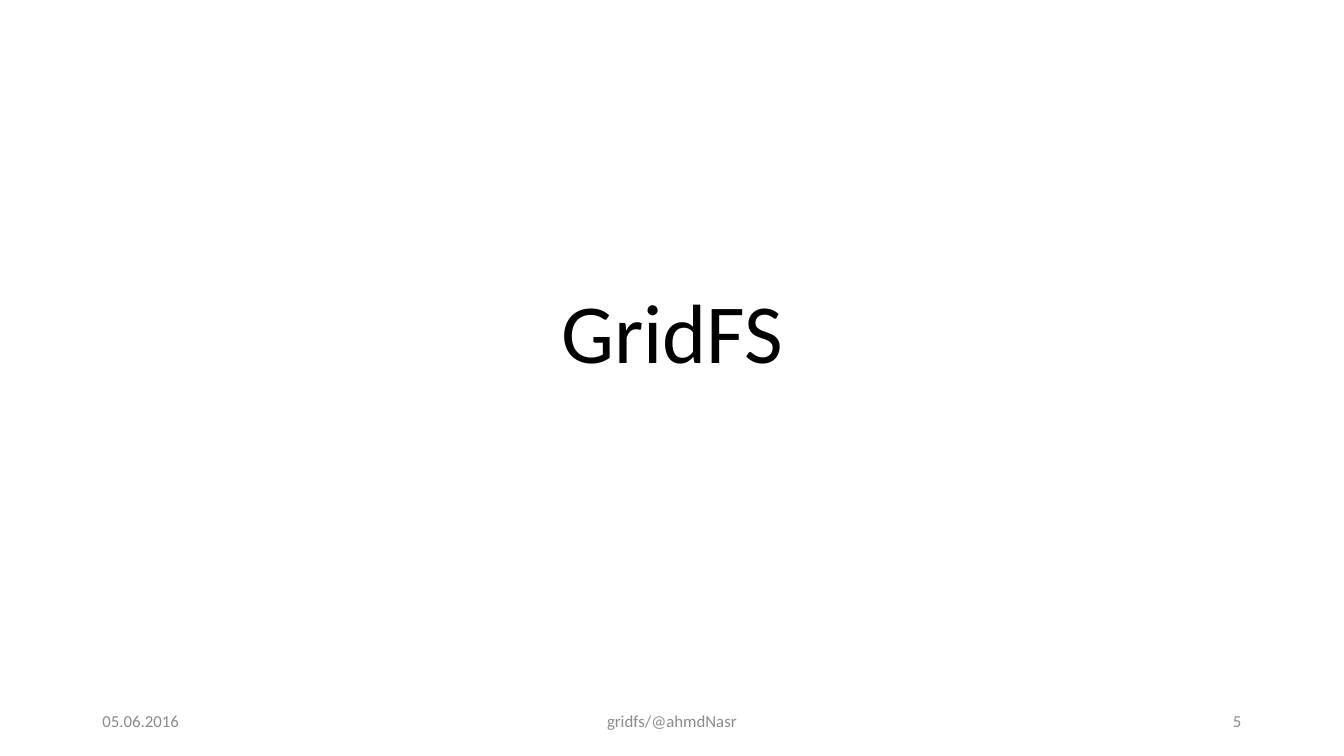
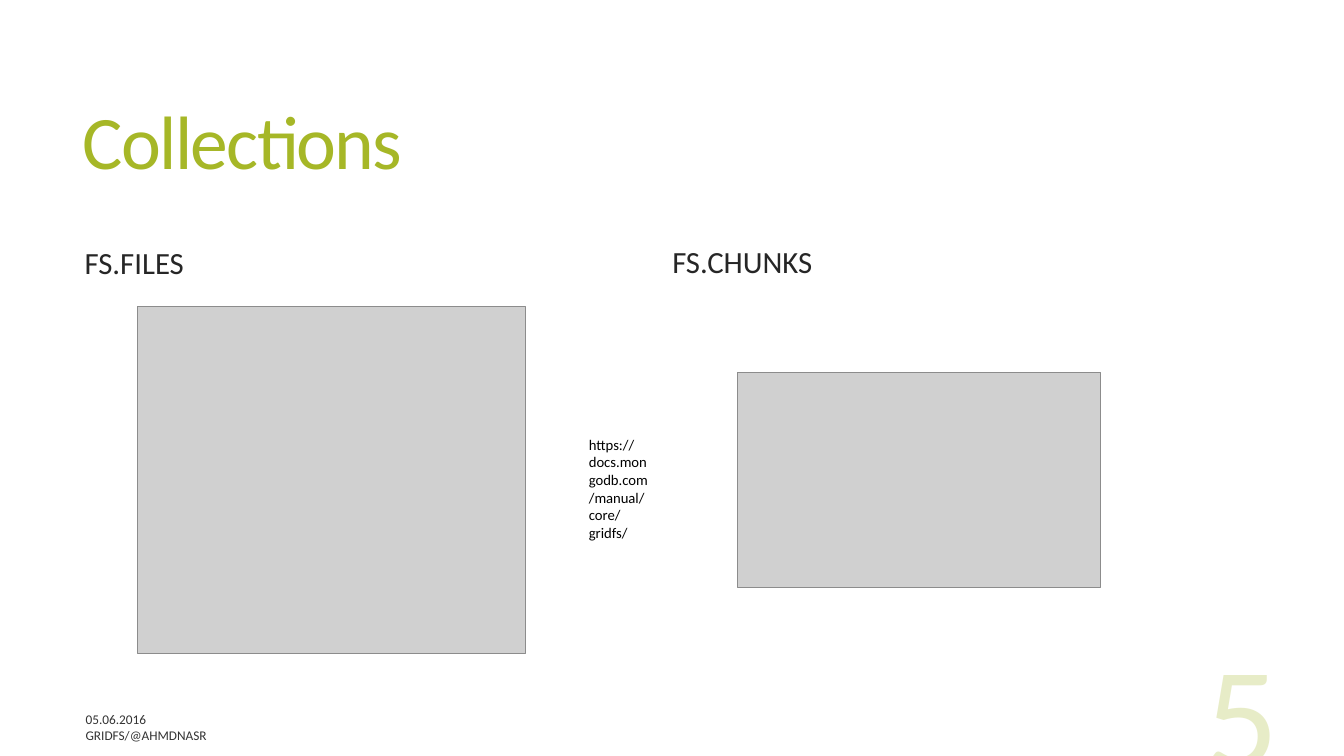
Before and after one commit to ahmdNasr/gridfs_presentation, a slide deck: slide 5 of GridFS.pptx. Drawn at 1344x756 pixels with LibreOffice and Linux fonts; fonts in the diff are those of the drawing; grey boxes stand for pictures. Boxes give left, top, right and bottom in pixels: in the first picture for what was removed or moved away, otherwise in the second. Text is boxed around its words. In the diff, an @@ line names an element or a change of style, - is before the commit and + after.

Commit message:
added 'Was ist GridFS?' page

```diff
--- a/GridFS.pptx
+++ b/GridFS.pptx
@@ title added at [83,116,403,170], 54 pt, text #A6B727 @@
+Collections
@@ text added at [85,254,184,275], 22 pt, text #262626 @@
+FS.FILES
@@ text added at [672,253,812,274], 22 pt, text #262626 @@
+FS.CHUNKS
@@ picture added at [137,307,525,653] @@
@@ title removed at [561,304,782,364] @@
-GridFS
@@ picture added at [738,372,1101,588] @@
@@ text added at [589,439,648,541], 10.5 pt, text #000000 @@
+https://docs.mongodb.com/manual/core/gridfs/
@@ page number: place and size @@
-page number at [1233,716,1241,727]
+page number at [966,648,1289,756]
@@ page number at [966,648,1289,756]: size 12 to 103 pt, text colour #8C8C8C to #A6B727 at 25% opacity; vertical alignment middle to bottom @@
@@ text "05.06.2016": place and size @@
-text "05.06.2016" at [102,716,178,727]
+text "05.06.2016" at [86,715,146,724]
@@ text "05.06.2016" at [86,715,146,724]: size 12 to 9.5 pt, text colour #8C8C8C to #000000 at 80% opacity @@
@@ text at [86,731,207,742]: text changed; size 12 to 9.5 pt; text colour #8C8C8C to #000000 at 80% opacity @@
-gridfs/@ahmdNasr
+GRIDFS/@AHMDNASR
```
Also in this commit, not shown: 6 other slides changed, 2 slides added, 22 slides removed.
